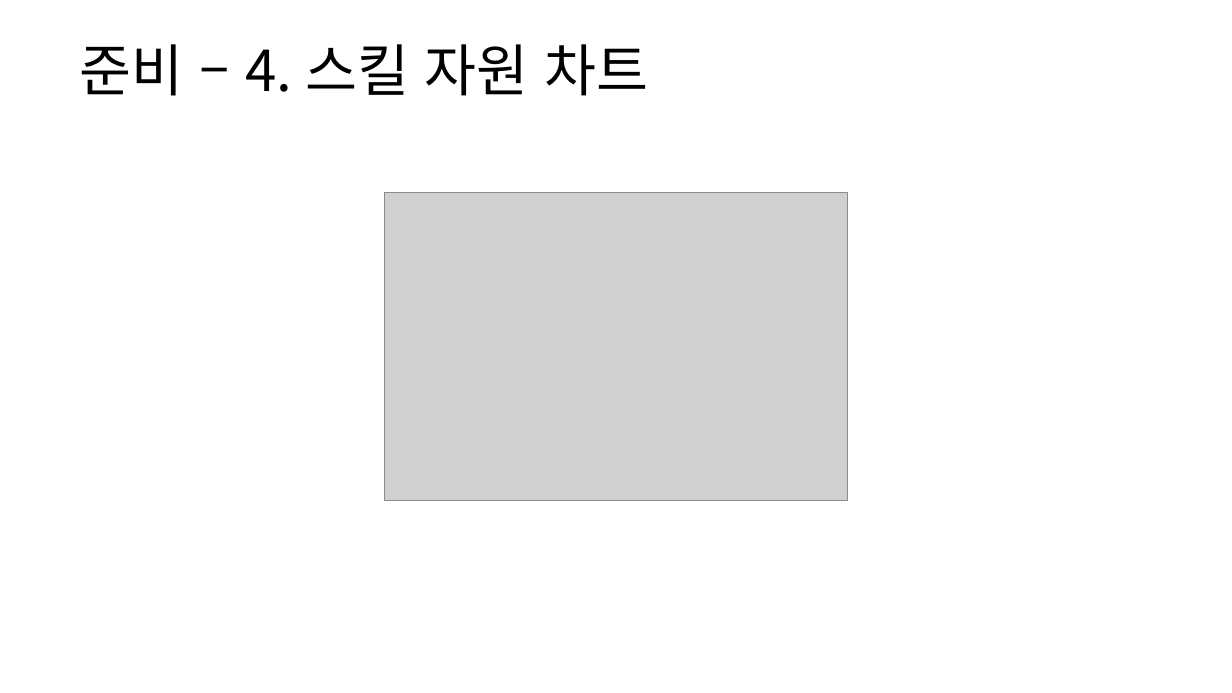
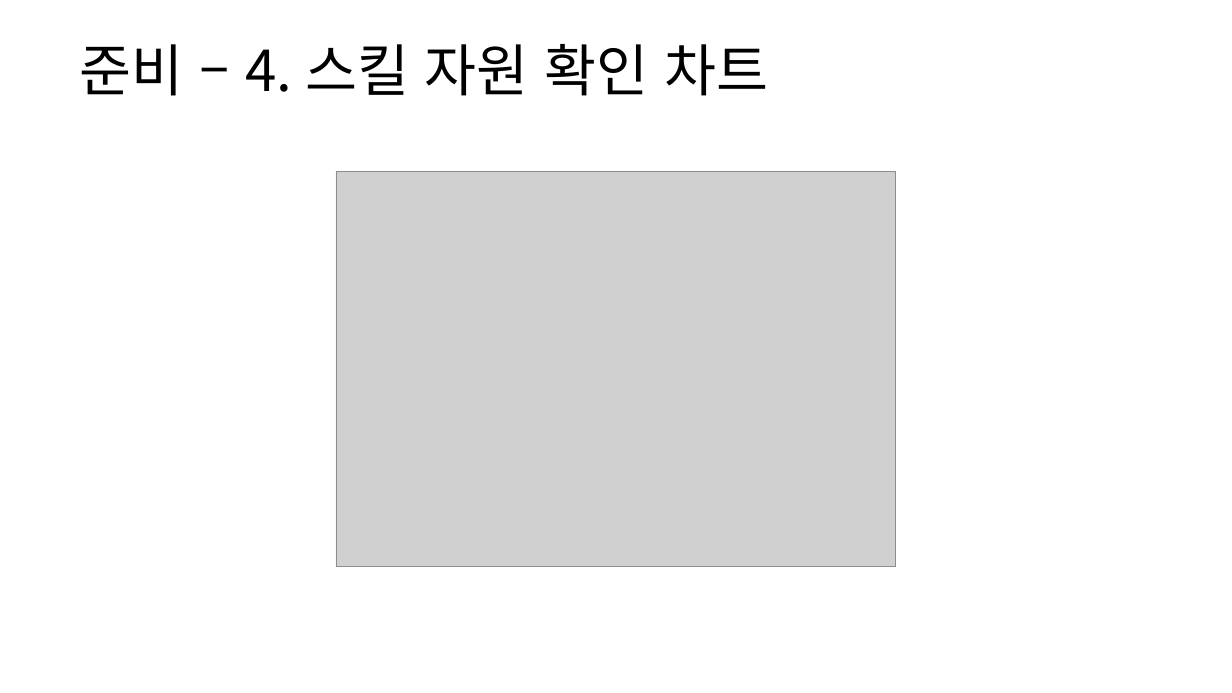
Before and after one commit to yjk0401/unityenginebasic_9th, a slide deck: slide 20 of 기획/방랑엽사전/스킬 시스템 기획서.pptx. Drawn at 1232x693 pixels with LibreOffice and Linux fonts; fonts in the diff are those of the drawing; grey boxes stand for pictures. Boxes give left, top, right and bottom in pixels: in the first picture for what was removed or moved away, otherwise in the second. Text is boxed around its words. In the diff, an @@ line names an element or a change of style, - is before the commit and + after.

```diff
--- a/기획/방랑엽사전/스킬 시스템 기획서.pptx
+++ b/기획/방랑엽사전/스킬 시스템 기획서.pptx
@@ text at <box>79,44,768,96</box>: text changed @@
-준비 – 4. 스킬 자원 차트
+준비 – 4. 스킬 자원 확인 차트
@@ picture: place and size @@
-picture at <box>384,192,848,501</box>
+picture at <box>336,171,897,567</box>
```
Also in this commit, not shown: 15 other slides changed, 12 other files.
